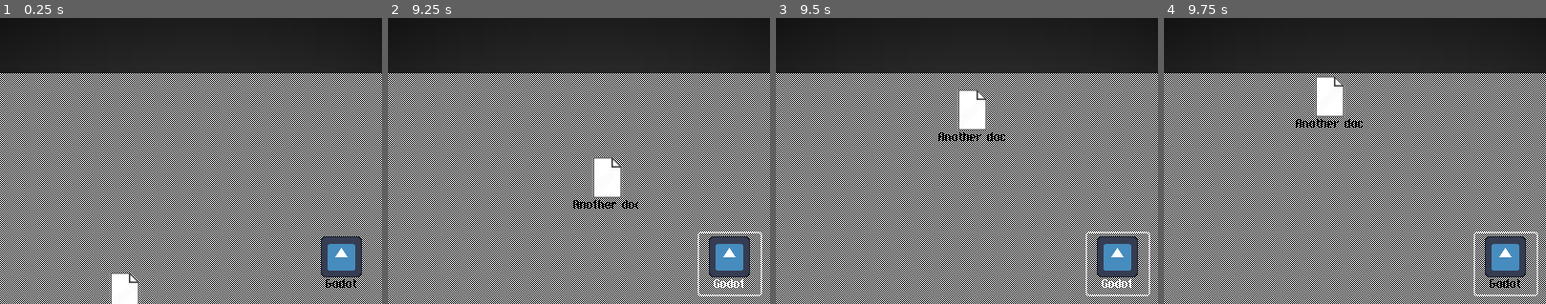
Above: before the commit, frames 1-4 (left to right).
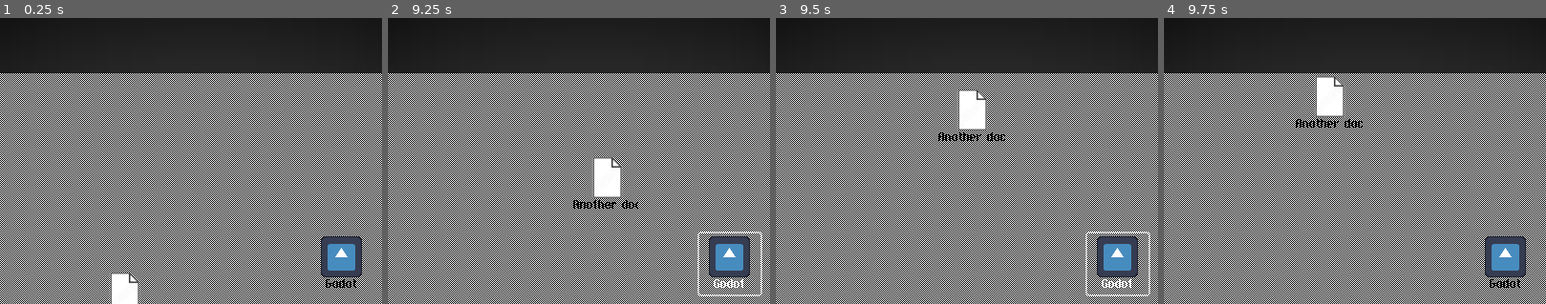
Above: after the commit, the same moments.

Repository: ee0pdt/gwj-78-erase
Game: Godot game, scene res://os1.tscn
Same seed, same stepped clock (60 frames per second), same inputs: the game is played once before the commit and once after it. The engine's default icon, where the game draws it, is replaced by a stand-in: a white triangle on a blue panel in a dark square.
Inputs (mouse positions are % of the whole screen's width and height, from its top left):
- Up to frame 1 (0.25 s): no input
- Up to frame 2 (9.25 s): click "Some Doc" at 0.5 s; click "Another doc" at 1.25 s; click "Godot" at 2 s; click "Trash" at 2.75 s; click "Trash" at 3.5 s; click "Some Doc" at 4.25 s; click "Another doc" at 5 s; click "Godot" at 5.75 s; click "Trash" at 6.5 s; click "Some Doc" at 7.25 s; click "Another doc" at 8 s; click "Godot" at 8.75 s
- Up to frame 3 (9.5 s): no input
- Up to frame 4 (9.75 s): move the mouse to (45, 70) at 9.52 s; click (45, 70) at 9.67 s
The pictures show only the part of the screen within x 24-74%, y 0-50%; the shares and areas given below are measured in that part.

Frames 1-3 are identical in both runs. In frame 4, 0.4% of the frame differs, in the area x 81-98%, y 74-98%.

Commit message:
Handle the info dialog

Diff:
--- a/desktop/desktop.gd
+++ b/desktop/desktop.gd
@@ -28,3 +28,9 @@
 	var doc_node = data.model
 	if doc_node:
 		doc_node.global_position = drop_position
+
+
+func _on_gui_input(event: InputEvent) -> void:
+	if event is InputEventMouseButton:
+		print("desktop clicked")
+		GameEvents.desktop_clicked.emit()
--- a/file_system_items/file_system_item/file_system_item.gd
+++ b/file_system_items/file_system_item/file_system_item.gd
@@ -14,10 +14,15 @@
 	vertical_icon_alignment = VERTICAL_ALIGNMENT_TOP
 	alignment = HORIZONTAL_ALIGNMENT_CENTER
 	self.mouse_entered.connect(_handle_mouse_entered)
+	self.button_up.connect(_handle_mouseup)
 
 
 func _handle_mouse_entered() -> void:
 	pass
+
+
+func _handle_mouseup() -> void:
+	GameEvents.item_clicked.emit(self)
 
 
 func _get_drag_data(_position):
--- a/file_system_items/trash/trash.gd
+++ b/file_system_items/trash/trash.gd
@@ -35,7 +35,7 @@
 
 func _can_drop_data(_position, data):
 	# Check if the incoming drag data is a document
-	return typeof(data) == TYPE_DICTIONARY and data.has("type") and data["type"] == "document"
+	return typeof(data) == TYPE_DICTIONARY and data.has("type") and (data["type"] == "document" || data["type"] == "application")
 
 
 func _drop_data(at_position, data):
@@ -48,6 +48,7 @@
 
 	var total_size = contents.reduce(func(acc, item): return acc + item.file_size, 0)
 	print(total_size)
+	GameEvents.file_added_to_trash.emit(data.model)
 
 
 func _notification(what):
--- a/game_events/game_events.gd
+++ b/game_events/game_events.gd
@@ -5,8 +5,8 @@
 signal attempt_install  # Installation window triggers this
 
 # File System Events
-signal file_added_to_trash(file: Node)
-signal file_removed_from_trash(file: Node)
+signal file_added_to_trash(file: FileSystemItem)
+signal file_removed_from_trash(file: FileSystemItem)
 signal request_empty_trash
 signal empty_trash
 signal files_deleted_from_trash(files: Array[FileSystemItem])
@@ -22,7 +22,9 @@
 #signal system_restored()
 
 # File Interaction Events
+signal item_clicked(file: FileSystemItem)
 signal get_info
+signal desktop_clicked
 #signal file_drag_started(file: Node)
 #signal file_drag_ended(file: Node)
 #signal file_hover_started(file: Node)
--- a/level/level.gd
+++ b/level/level.gd
@@ -1,5 +1,10 @@
 extends Control
 class_name Level
+
+
+var currently_selected_item: FileSystemItem = null
+@onready var os_menu: OSMenu = $CanvasLayer/Screen/MenuBar
+
 
 # Called when the node enters the scene tree for the first time.
 func _ready() -> void:
@@ -22,4 +27,42 @@
 
 
 func _get_info() -> void:
+	if !currently_selected_item:
+		return
+
 	print("Getting info")
+
+	%FileName.text = currently_selected_item.text
+	%FileType.text = currently_selected_item.get_type()
+	%FileSize.text = str(currently_selected_item.file_size)
+
+	%InfoWindow.show()
+
+
+func _handle_close_info():
+	%InfoWindow.hide()
+
+
+func _handle_item_clicked(item: FileSystemItem):
+	print("_handle_item_clicked")
+	currently_selected_item = item
+	os_menu.enable_file_info()
+
+
+func _handle_desktop_clicked():
+	print("_handle_desktop_clicked")
+
+	if !currently_selected_item:
+		return
+
+	currently_selected_item.release_focus()
+	os_menu.disable_file_info()
+	currently_selected_item = null
+
+
+func _handle_files_deleted_from_trash(files: Array[FileSystemItem]):
+	os_menu.disable_empty_trash()
+
+
+func _handle_file_added_to_trash(file: FileSystemItem):
+	os_menu.enable_empty_trash()
--- a/level/level.tscn
+++ b/level/level.tscn
@@ -73,6 +73,7 @@
 trash = NodePath("../Desktop/DesktopBackground/Trash")
 
 [node name="InfoWindow" parent="CanvasLayer/Screen" instance=ExtResource("8_0v1st")]
+unique_name_in_owner = true
 title = "Info"
 initial_position = 2
 visible = false
@@ -90,13 +91,41 @@
 [node name="HBoxContainer" type="HBoxContainer" parent="CanvasLayer/Screen/InfoWindow/PanelContainer/VBoxContainer"]
 layout_mode = 2
 
-[node name="NameLabel" type="Label" parent="CanvasLayer/Screen/InfoWindow/PanelContainer/VBoxContainer/HBoxContainer"]
+[node name="Name" type="Label" parent="CanvasLayer/Screen/InfoWindow/PanelContainer/VBoxContainer/HBoxContainer"]
 layout_mode = 2
 text = "Name:"
 
-[node name="Name" type="Label" parent="CanvasLayer/Screen/InfoWindow/PanelContainer/VBoxContainer/HBoxContainer"]
+[node name="FileName" type="Label" parent="CanvasLayer/Screen/InfoWindow/PanelContainer/VBoxContainer/HBoxContainer"]
+unique_name_in_owner = true
 layout_mode = 2
 text = "Name:"
+
+[node name="HBoxContainer2" type="HBoxContainer" parent="CanvasLayer/Screen/InfoWindow/PanelContainer/VBoxContainer"]
+layout_mode = 2
+
+[node name="Type" type="Label" parent="CanvasLayer/Screen/InfoWindow/PanelContainer/VBoxContainer/HBoxContainer2"]
+layout_mode = 2
+text = "Type:"
+
+[node name="FileType" type="Label" parent="CanvasLayer/Screen/InfoWindow/PanelContainer/VBoxContainer/HBoxContainer2"]
+unique_name_in_owner = true
+layout_mode = 2
+text = "Name:"
+
+[node name="HBoxContainer3" type="HBoxContainer" parent="CanvasLayer/Screen/InfoWindow/PanelContainer/VBoxContainer"]
+layout_mode = 2
+
+[node name="Size" type="Label" parent="CanvasLayer/Screen/InfoWindow/PanelContainer/VBoxContainer/HBoxContainer3"]
+layout_mode = 2
+text = "Size:"
+
+[node name="FileSize" type="Label" parent="CanvasLayer/Screen/InfoWindow/PanelContainer/VBoxContainer/HBoxContainer3"]
+unique_name_in_owner = true
+layout_mode = 2
+text = "Name:"
+
+[node name="EmptyTrashDialog" parent="CanvasLayer/Screen" instance=ExtResource("6_44x8d")]
+unique_name_in_owner = true
 
 [node name="StateMachine" type="Node" parent="."]
 script = ExtResource("4_ktfr2")
@@ -110,11 +139,10 @@
 unique_name_in_owner = true
 bus = &"SFX"
 
-[node name="EmptyTrashDialog" parent="." instance=ExtResource("6_44x8d")]
-unique_name_in_owner = true
-
-[connection signal="canceled" from="EmptyTrashDialog" to="." method="_cancel_empty_trash"]
-[connection signal="confirmed" from="EmptyTrashDialog" to="." method="_confirm_empty_trash"]
+[connection signal="gui_input" from="CanvasLayer/Screen/Desktop" to="CanvasLayer/Screen/Desktop" method="_on_gui_input"]
+[connection signal="close_requested" from="CanvasLayer/Screen/InfoWindow" to="." method="_handle_close_info"]
+[connection signal="canceled" from="CanvasLayer/Screen/EmptyTrashDialog" to="." method="_cancel_empty_trash"]
+[connection signal="confirmed" from="CanvasLayer/Screen/EmptyTrashDialog" to="." method="_confirm_empty_trash"]
 
 [editable path="CanvasLayer/Screen"]
 [editable path="CanvasLayer/Screen/Desktop"]
--- a/level/states/level_state.gd
+++ b/level/states/level_state.gd
@@ -3,11 +3,21 @@
 
 var level : Level
 
+
 func enter(_msg := {}) -> void:
 	level = state_machine.owner as Level
 	GameEvents.request_empty_trash.connect(level._request_empty_trash)
 	GameEvents.get_info.connect(level._get_info)
+	GameEvents.item_clicked.connect(level._handle_item_clicked)
+	GameEvents.desktop_clicked.connect(level._handle_desktop_clicked)
+	GameEvents.file_added_to_trash.connect(level._handle_file_added_to_trash)
+	GameEvents.files_deleted_from_trash.connect(level._handle_files_deleted_from_trash)
+
 
 func exit() -> void:
 	GameEvents.request_empty_trash.disconnect(level._request_empty_trash)
 	GameEvents.get_info.disconnect(level._get_info)
+	GameEvents.item_clicked.disconnect(level._handle_item_clicked)
+	GameEvents.desktop_clicked.disconnect(level._handle_desktop_clicked)
+	GameEvents.file_added_to_trash.disconnect(level._handle_file_added_to_trash)
+	GameEvents.files_deleted_from_trash.disconnect(level._handle_files_deleted_from_trash)
--- a/menu_bar/menu_bar.gd
+++ b/menu_bar/menu_bar.gd
@@ -1,13 +1,14 @@
 extends MenuBar
+class_name OSMenu
 
 @export var trash : Node
 
 
-func _process(delta: float) -> void:
-	if trash and trash._is_full():
-		%SpecialMenu.set_item_disabled(0, false)
-	else:
-		%SpecialMenu.set_item_disabled(0, true)
+#func _process(delta: float) -> void:
+	#if trash and trash._is_full():
+		#%SpecialMenu.set_item_disabled(0, false)
+	#else:
+		#%SpecialMenu.set_item_disabled(0, true)
 
 
 func _on_special_menu_id_pressed(id: int) -> void:
@@ -20,3 +21,19 @@
 	match id:
 		0:
 			GameEvents.get_info.emit()
+
+
+func enable_file_info() -> void:
+	%FileMenu.set_item_disabled(0, false)
+
+
+func disable_file_info() -> void:
+	%FileMenu.set_item_disabled(0, true)
+
+
+func enable_empty_trash() -> void:
+	%SpecialMenu.set_item_disabled(0, false)
+
+
+func disable_empty_trash() -> void:
+	%SpecialMenu.set_item_disabled(0, true)
